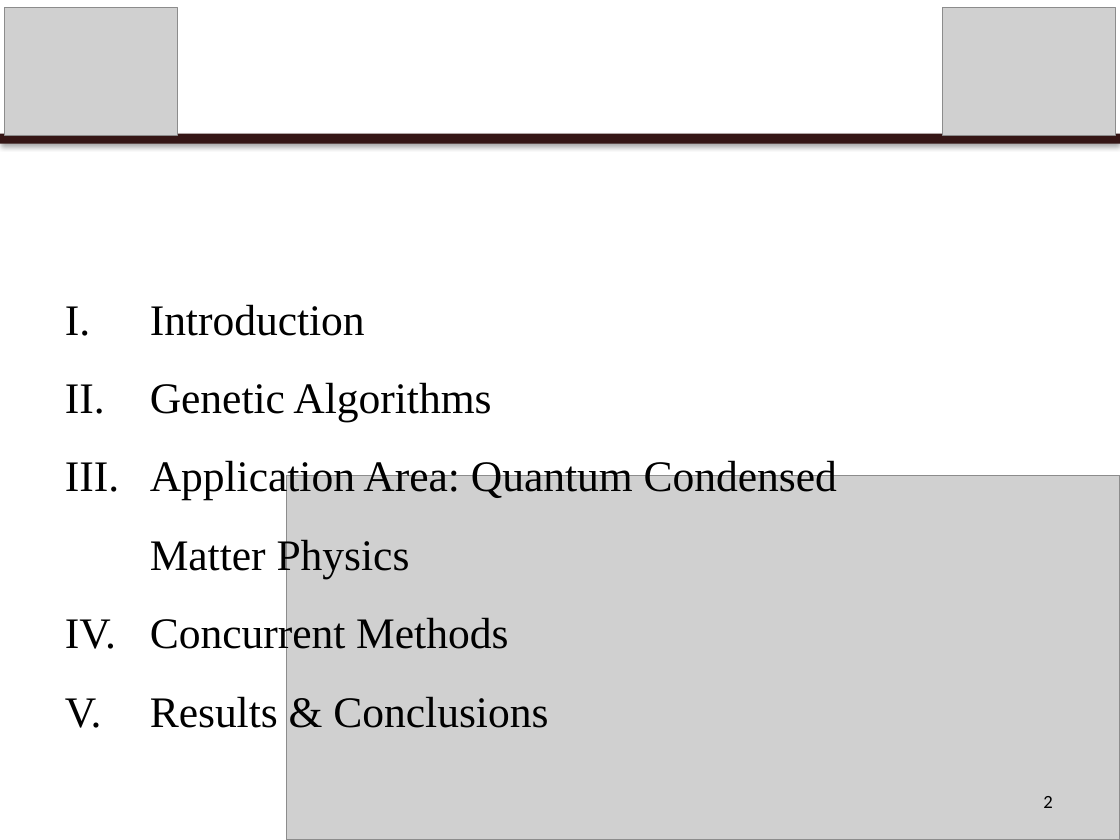
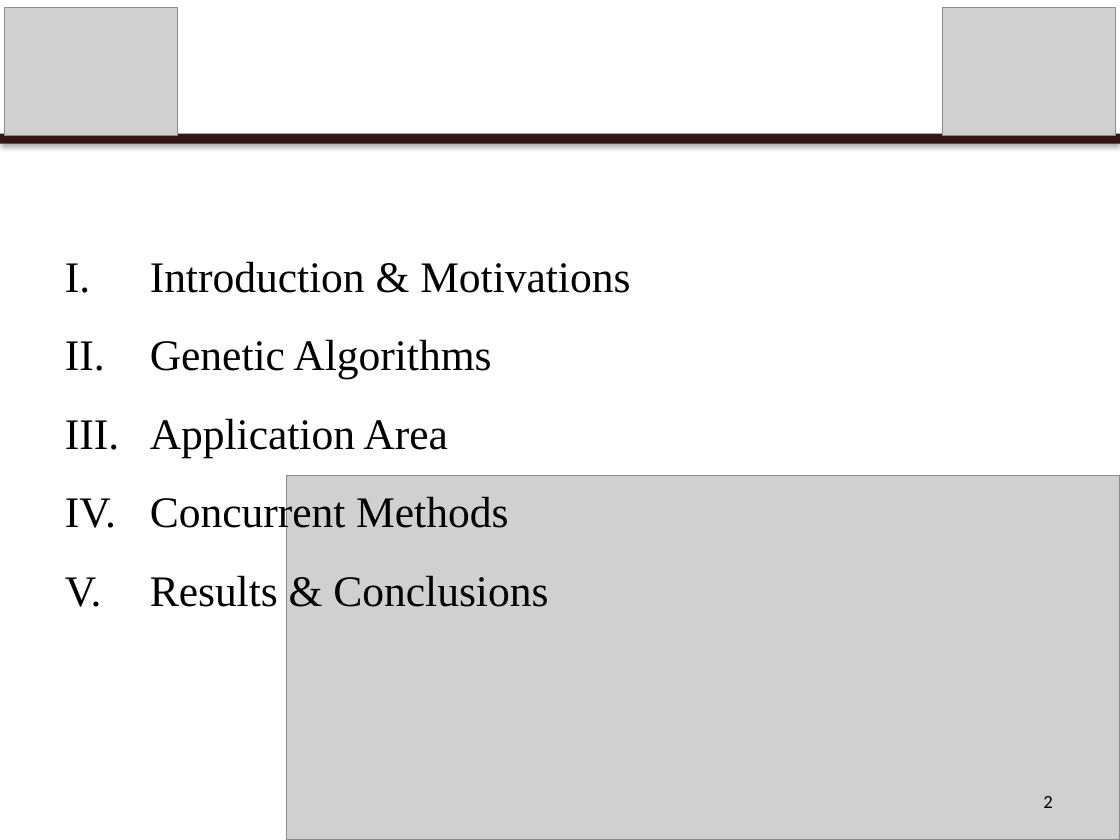
Before and after one commit to calebwherry/Concurrent-GARTH, a slide deck: slide 2 of doc/presentations/VT-CS-5510/Concurrent-GARTH.pptx. Drawn at 1120x840 pixels with LibreOffice and Linux fonts; fonts in the diff are those of the drawing; grey boxes stand for pictures; background and template pictures are left out. Boxes give left, top, right and bottom in pixels: in the first picture for what was removed or moved away, otherwise in the second. Text is boxed around its words. In the diff, an @@ line names an element or a change of style, - is before the commit and + after.

Commit message:
Updating powerpoint.

```diff
--- a/doc/presentations/VT-CS-5510/Concurrent-GARTH.pptx
+++ b/doc/presentations/VT-CS-5510/Concurrent-GARTH.pptx
@@ text "Introduction & Motivations": place and size @@
-text "Introduction & Motivations" at [150, 304, 837, 728]
+text "Introduction & Motivations" at [150, 261, 630, 607]
@@ text at [150, 261, 630, 293]: text changed @@
-I. Introduction
+I. Introduction & Motivations
@@ text at [150, 418, 448, 457]: text changed @@
-III. Application Area: Quantum Condensed Matter Physics
+III. Application Area
```
Also in this commit, not shown: 3 other slides changed, 2 slides added, 1 slide removed, 1 other file.
